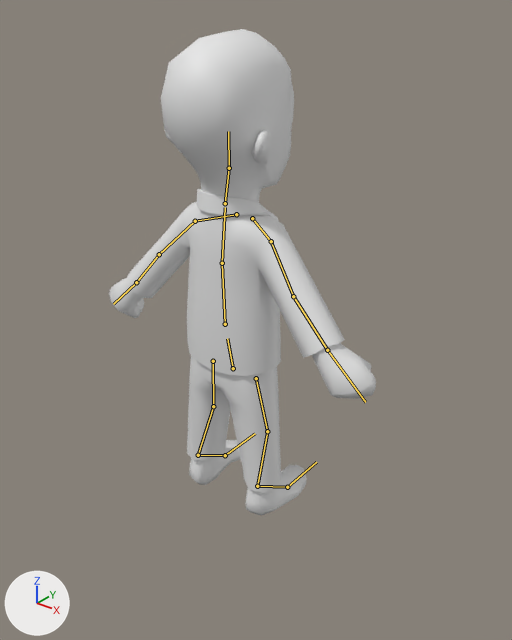
Two versions of the FBX model LucidDreamer/Assets/Resources/Alex/Alex.fbx, one commit apart.
One viewpoint serves both versions: a 50 mm camera at (1.46, -1.72, 1.83) aimed at (0.12, -0.03, 0.79). Every picture has the same lights, and +X, +Y and +Z are marked at lower left. The bones that bend it are drawn over the model as lines.

In view in the first picture: 'Alex'.
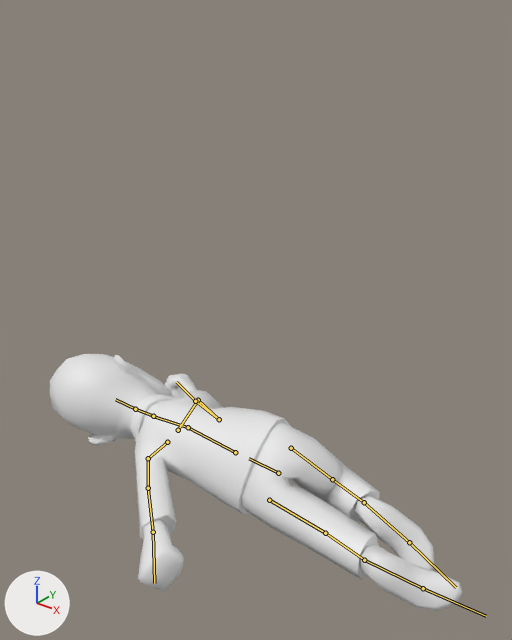
The newer file adds an action. The first version stands in its rest pose; the second is drawn at frame 21 of the action 'Armature|AlexDie'.

Pixel boxes [x1, y1, x2, y2] of what changed, in the pictures (512 x 640 px):
'Alex', posed (54% wider, 47% shorter)
    before: [109, 29, 376, 516]
    after: [50, 354, 463, 611]
bone 'Armature|hips', root to tip
    before: (233, 368) to (227, 338)
    after: (278, 473) to (249, 458)
bone 'Armature|spine.000', root to tip
    before: (225, 324) to (222, 263)
    after: (235, 452) to (188, 427)
bone 'Armature|spine.001', root to tip
    before: (222, 263) to (225, 207)
    after: (188, 427) to (155, 417)
bone 'Armature|neck', root to tip
    before: (225, 203) to (229, 168)
    after: (153, 416) to (135, 409)
bone 'Armature|head', root to tip
    before: (229, 168) to (228, 131)
    after: (135, 409) to (115, 399)
bone 'Armature|shoulder.R', root to tip
    before: (252, 218) to (271, 241)
    after: (178, 430) to (198, 400)
bone 'Armature|arm.R', root to tip
    before: (271, 241) to (293, 296)
    after: (198, 400) to (219, 419)
bone 'Armature|forearm.R', root to tip
    before: (293, 296) to (327, 350)
    after: (219, 419) to (195, 401)
bone 'Armature|upperleg.R', root to tip
    before: (256, 378) to (267, 431)
    after: (291, 448) to (332, 479)
bone 'Armature|lowerleg.R', root to tip
    before: (267, 431) to (257, 486)
    after: (332, 479) to (364, 502)
bone 'Armature|foot.R', root to tip
    before: (257, 486) to (287, 487)
    after: (364, 502) to (409, 542)
bone 'Armature|toes.R', root to tip
    before: (287, 487) to (316, 462)
    after: (409, 542) to (456, 587)
bone 'Armature|upperleg.L', root to tip
    before: (213, 361) to (213, 406)
    after: (269, 500) to (325, 533)
bone 'Armature|lowerleg.L', root to tip
    before: (213, 406) to (198, 455)
    after: (325, 533) to (364, 560)
bone 'Armature|foot.L', root to tip
    before: (198, 455) to (225, 455)
    after: (364, 560) to (423, 588)
bone 'Armature|toes.L', root to tip
    before: (225, 455) to (255, 433)
    after: (423, 588) to (486, 616)

Patch to the scene script:
```diff
--- a/LucidDreamer/Assets/Resources/Alex/Alex.fbx.py
+++ b/LucidDreamer/Assets/Resources/Alex/Alex.fbx.py
@@ bone_armature_hips @@
 bone_armature_hips = bpy.data.objects['Armature'].pose.bones['Armature|hips']
-bone_armature_hips.location = (0.0, 0.0, 0.0)
-bone_armature_hips.rotation_quaternion = (1.0, 0.0, 0.0, 0.0)  # degrees (0, 0, 0)
+bone_armature_hips.location = (0.212, -0.36, 0.07)
+bone_armature_hips.rotation_quaternion = (0.651, -0.277, 0.324, 0.629)  # degrees (4, 50, 90)
@@ bone_armature_spine_000 @@
 bone_armature_spine_000 = bpy.data.objects['Armature'].pose.bones['Armature|spine.000']  # child of 'Armature|hips'
-bone_armature_spine_000.rotation_quaternion = (1.0, 0.0, 0.0, 0.0)  # degrees (0, 0, 0)
+bone_armature_spine_000.rotation_quaternion = (0.988, 0.114, 0.102, -0.004)  # degrees (13, 12, 1)
@@ bone_armature_spine_001 @@
 bone_armature_spine_001 = bpy.data.objects['Armature'].pose.bones['Armature|spine.001']  # child of 'Armature|spine.000'
-bone_armature_spine_001.rotation_quaternion = (1.0, 0.0, 0.0, 0.0)  # degrees (0, 0, 0)
+bone_armature_spine_001.rotation_quaternion = (0.984, -0.062, 0.163, 0.034)  # degrees (-7, 19, 3)
@@ bone_armature_neck @@
 bone_armature_neck = bpy.data.objects['Armature'].pose.bones['Armature|neck']  # child of 'Armature|spine.001'
-bone_armature_neck.rotation_quaternion = (1.0, 0.0, 0.0, 0.0)  # degrees (0, 0, 0)
+bone_armature_neck.rotation_quaternion = (0.998, 0.059, 0.002, -0.022)  # degrees (7, 0, -2)
@@ bone_armature_head @@
 bone_armature_head = bpy.data.objects['Armature'].pose.bones['Armature|head']  # child of 'Armature|neck'
-bone_armature_head.rotation_quaternion = (1.0, 0.0, 0.0, 0.0)  # degrees (0, 0, 0)
+bone_armature_head.rotation_quaternion = (0.933, 0.012, -0.359, 0.029)  # degrees (0, -42, 4)
@@ bone_armature_shoulder_r @@
 bone_armature_shoulder_r = bpy.data.objects['Armature'].pose.bones['Armature|shoulder.R']  # child of 'Armature|spine.001'
-bone_armature_shoulder_r.rotation_quaternion = (1.0, 0.0, 0.0, 0.0)  # degrees (0, 0, 0)
+bone_armature_shoulder_r.rotation_quaternion = (0.928, 0.003, 0.371, 0.025)  # degrees (2, 44, 4)
@@ bone_armature_arm_r @@
 bone_armature_arm_r = bpy.data.objects['Armature'].pose.bones['Armature|arm.R']  # child of 'Armature|shoulder.R'
-bone_armature_arm_r.rotation_quaternion = (1.0, 0.0, 0.0, 0.0)  # degrees (0, 0, 0)
+bone_armature_arm_r.rotation_quaternion = (0.745, -0.438, 0.33, 0.379)  # degrees (-45, 55, 29)
@@ bone_armature_forearm_r @@
 bone_armature_forearm_r = bpy.data.objects['Armature'].pose.bones['Armature|forearm.R']  # child of 'Armature|arm.R'
-bone_armature_forearm_r.rotation_quaternion = (1.0, 0.0, 0.0, 0.0)  # degrees (0, 0, 0)
+bone_armature_forearm_r.rotation_quaternion = (0.838, 0.0, 0.0, 0.546)  # degrees (0, 0, 66)
@@ bone_armature_upperleg_r @@
 bone_armature_upperleg_r = bpy.data.objects['Armature'].pose.bones['Armature|upperleg.R']  # child of 'Armature|hips'
-bone_armature_upperleg_r.rotation_quaternion = (1.0, 0.0, 0.0, 0.0)  # degrees (0, 0, 0)
+bone_armature_upperleg_r.rotation_quaternion = (0.853, 0.473, 0.003, 0.223)  # degrees (56, -12, 23)
@@ bone_armature_lowerleg_r @@
 bone_armature_lowerleg_r = bpy.data.objects['Armature'].pose.bones['Armature|lowerleg.R']  # child of 'Armature|upperleg.R'
-bone_armature_lowerleg_r.rotation_quaternion = (1.0, 0.0, 0.0, 0.0)  # degrees (0, 0, 0)
+bone_armature_lowerleg_r.rotation_quaternion = (0.879, -0.477, -0.003, -0.014)  # degrees (-57, -1, -1)
@@ bone_armature_foot_r @@
 bone_armature_foot_r = bpy.data.objects['Armature'].pose.bones['Armature|foot.R']  # child of 'Armature|lowerleg.R'
-bone_armature_foot_r.rotation_quaternion = (1.0, 0.0, 0.0, 0.0)  # degrees (0, 0, 0)
+bone_armature_foot_r.rotation_quaternion = (0.941, -0.338, -0.02, -0.006)  # degrees (-40, -2, 0)
@@ bone_armature_toes_r @@
 bone_armature_toes_r = bpy.data.objects['Armature'].pose.bones['Armature|toes.R']  # child of 'Armature|foot.R'
-bone_armature_toes_r.rotation_quaternion = (1.0, 0.0, 0.0, 0.0)  # degrees (0, 0, 0)
+bone_armature_toes_r.rotation_quaternion = (0.955, -0.295, 0.0, 0.0)  # degrees (-34, 0, 0)
@@ bone_armature_upperleg_l @@
 bone_armature_upperleg_l = bpy.data.objects['Armature'].pose.bones['Armature|upperleg.L']  # child of 'Armature|hips'
-bone_armature_upperleg_l.rotation_quaternion = (1.0, 0.0, 0.0, 0.0)  # degrees (0, 0, 0)
+bone_armature_upperleg_l.rotation_quaternion = (0.99, 0.135, -0.023, -0.041)  # degrees (16, -2, -5)
@@ bone_armature_lowerleg_l @@
 bone_armature_lowerleg_l = bpy.data.objects['Armature'].pose.bones['Armature|lowerleg.L']  # child of 'Armature|upperleg.L'
-bone_armature_lowerleg_l.rotation_quaternion = (1.0, 0.0, 0.0, 0.0)  # degrees (0, 0, 0)
+bone_armature_lowerleg_l.rotation_quaternion = (0.997, -0.074, 0.006, 0.009)  # degrees (-9, 1, 1)
@@ bone_armature_foot_l @@
 bone_armature_foot_l = bpy.data.objects['Armature'].pose.bones['Armature|foot.L']  # child of 'Armature|lowerleg.L'
-bone_armature_foot_l.rotation_quaternion = (1.0, 0.0, 0.0, 0.0)  # degrees (0, 0, 0)
+bone_armature_foot_l.rotation_quaternion = (0.944, -0.33, 0.02, 0.006)  # degrees (-39, 2, 0)
@@ bone_armature_toes_l @@
 bone_armature_toes_l = bpy.data.objects['Armature'].pose.bones['Armature|toes.L']  # child of 'Armature|foot.L'
-bone_armature_toes_l.rotation_quaternion = (1.0, 0.0, 0.0, 0.0)  # degrees (0, 0, 0)
+bone_armature_toes_l.rotation_quaternion = (0.94, -0.34, 0.0, 0.0)  # degrees (-40, 0, 0)
```
